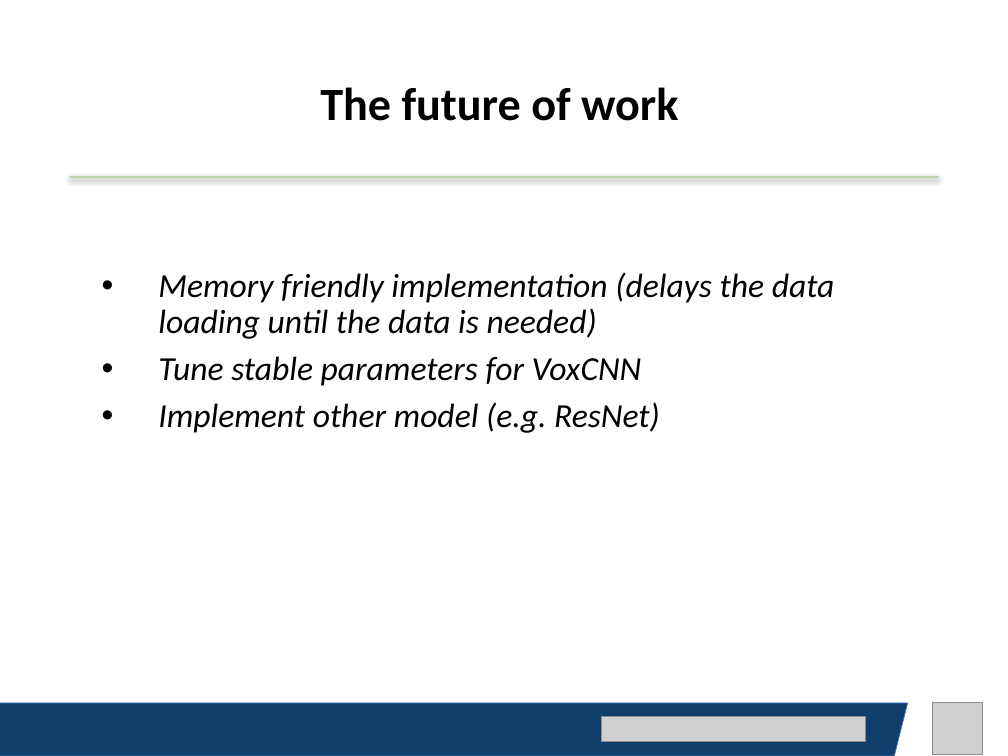
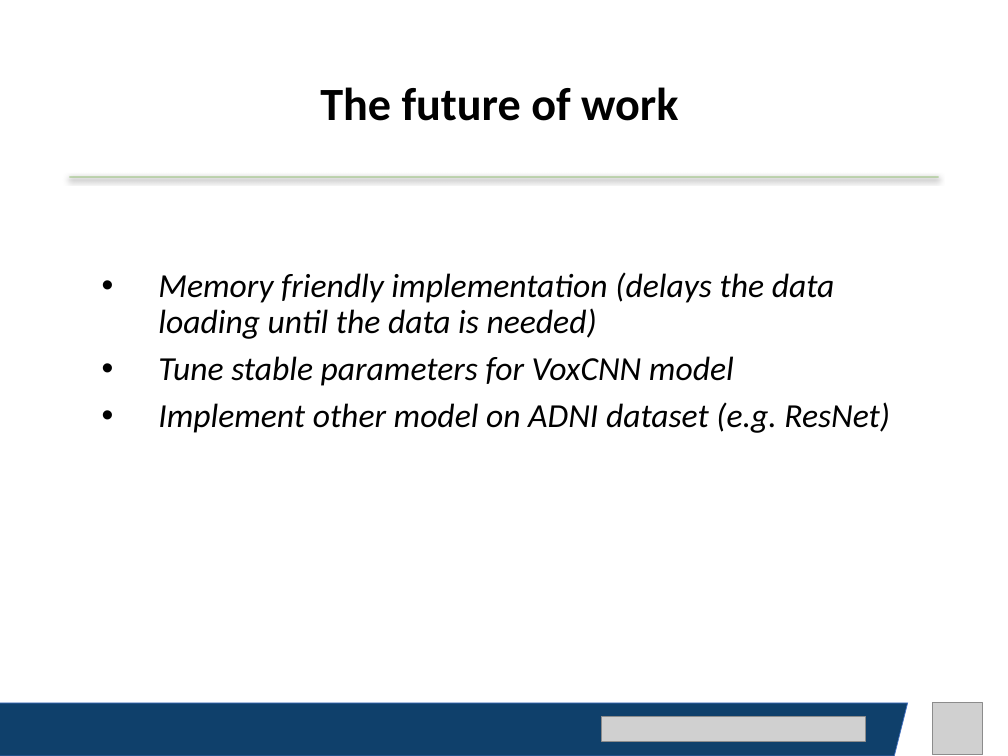
Before and after one commit to lilanpei/ADNI, a slide deck: slide 11 of ISPR_Final_Project_report_LanpeiLi.pptx (slide 8 before the commit). Drawn at 1008x756 pixels with LibreOffice and Linux fonts; fonts in the diff are those of the drawing; grey boxes stand for pictures. Boxes give left, top, right and bottom in pixels: in the first picture for what was removed or moved away, otherwise in the second. Text is boxed around its words. In the diff, an @@ line names an element or a change of style, - is before the commit and + after.

```diff
--- a/ISPR_Final_Project_report_LanpeiLi.pptx
+++ b/ISPR_Final_Project_report_LanpeiLi.pptx
@@ subtitle at (158, 356, 890, 433): text changed @@
-• Tune stable parameters for VoxCNN
-• Implement other model (e.g. ResNet)
+• Tune stable parameters for VoxCNN model
+• Implement other model on ADNI dataset (e.g. ResNet)
```
Also in this commit, not shown: 5 other slides changed, 4 slides added.
